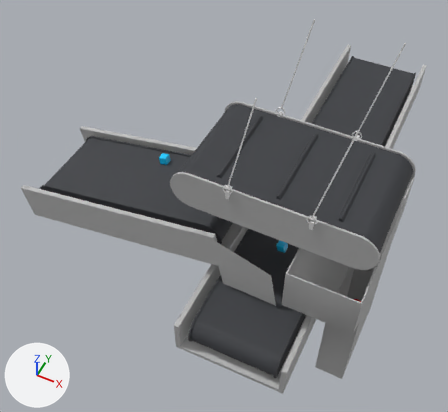
A saved change to the FBX model Carcassonne-Unity/Assets/Game/machines/Models/overband.fbx.
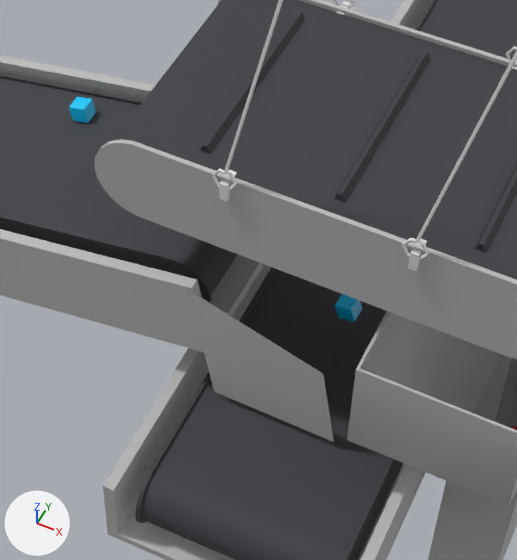
Each version is shown whole from a camera (50 mm lens) standing at (17.5, -47.0, 45.7) and looking at (-1.6, -8.7, -2.1), then close up on the part from 29% to 80% of the width and 27% to 87% of the height. Arrows for +X, +Y and +Z are at lower left; the lights stay in place. Where no turn or scale is listed for an object, it has been applied to the vertices.
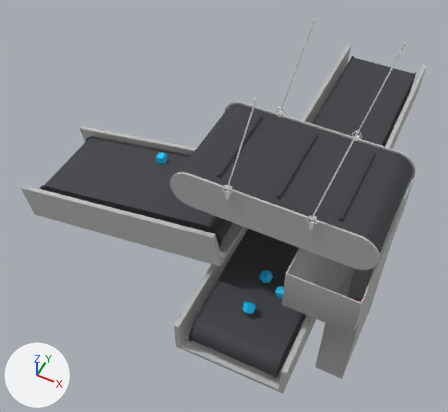
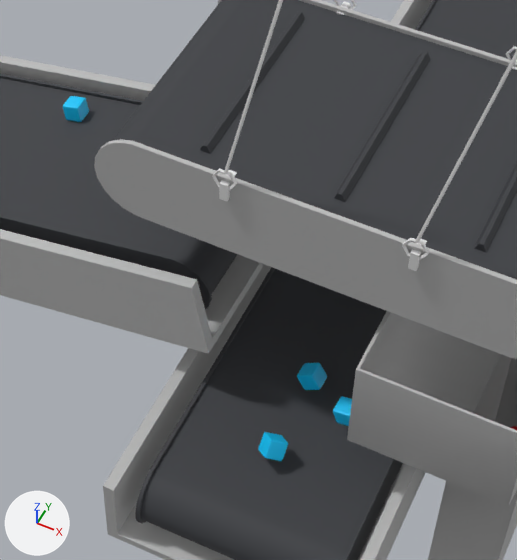
Where the change shows, as pixel boxes (x1, y1, x2, y2) in the close-ups (517 x 560 px):
'pPlane1', moved (not visible afterwards)
    before: (189, 290, 334, 442)
'pCube20', moved
    before: (335, 294, 362, 322)
    after: (333, 396, 352, 426)
'pCube19', moved
    before: (69, 97, 96, 123)
    after: (63, 96, 89, 122)
'pCube18', moved (not visible before)
    after: (258, 432, 288, 461)
'pCube17', moved (not visible before)
    after: (297, 363, 327, 390)

What the commit changed:
Object 'pCube17' (ob_pcube17) moves from (642.4, -88.74, 382.2) to (630.0, -39.12, 1607.0).
Object 'pPlane1' (ob_pplane1) moves from (5.07, -18.18, 2.06) to (5.07, -8.04, 2.06).
Object 'pCube20' (ob_pcube20) moves from (630.3, -10.85, 1241.0) to (828.0, -10.56, 1718.0).
Object 'pCube19' (ob_pcube19) moves from (-7.37, -10.2, 3.37) to (-7.69, -10.22, 3.31).
Object 'pCube18' (ob_pcube18) moves from (630.9, -28.68, 543.9) to (630.9, -33.18, 1976.0).
